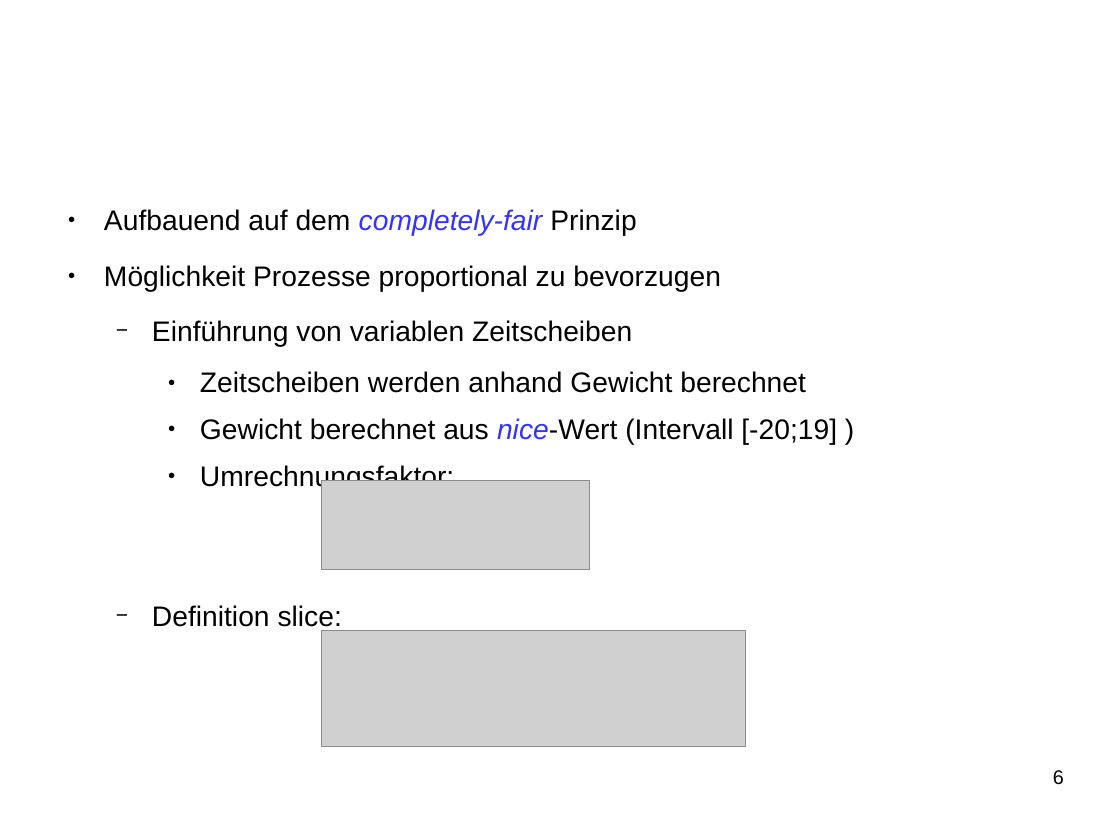
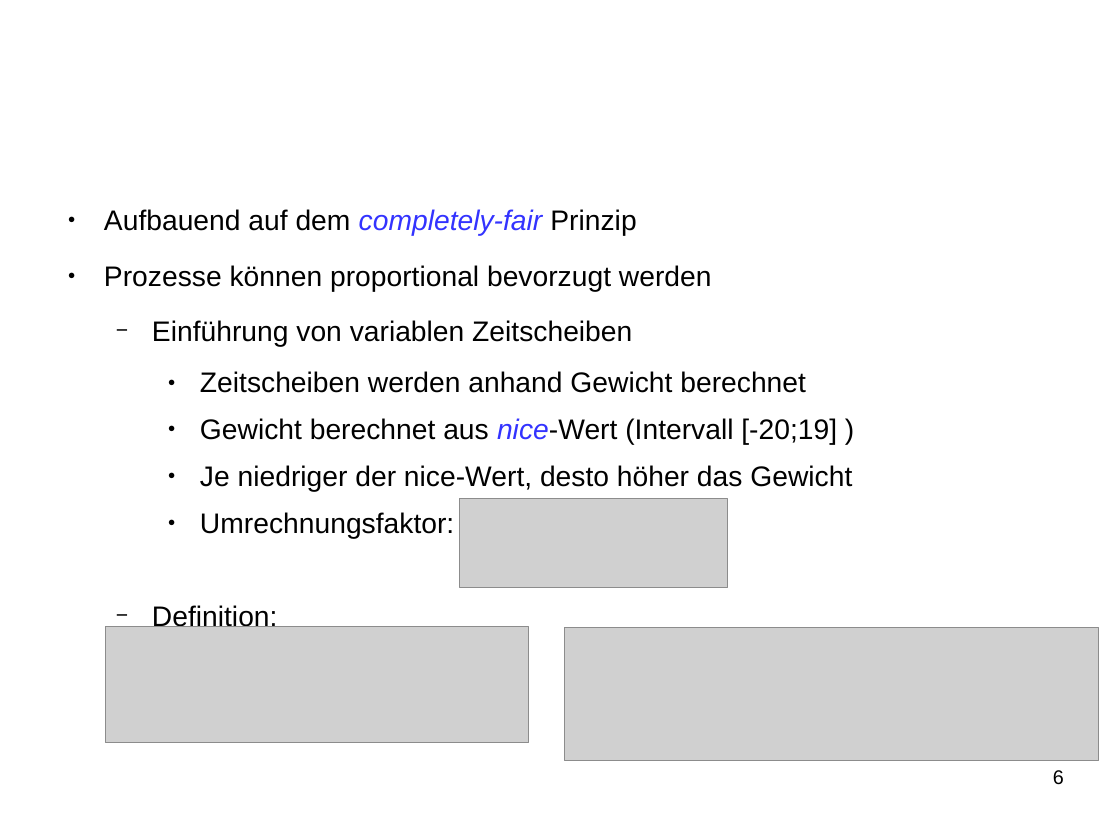
Before and after one commit to SeminararbeitCFS/main, a slide deck: slide 6 of vortrag/vortrag_CFS.odp. Drawn at 1120x840 pixels with LibreOffice and Linux fonts; fonts in the diff are those of the drawing; grey boxes stand for pictures; background and template pictures are left out. Boxes give left, top, right and bottom in pixels: in the first picture for what was removed or moved away, otherwise in the second. Text is boxed around its words. In the diff, an @@ line names an element or a change of style, - is before the commit and + after.

```diff
--- a/vortrag/vortrag_CFS.odp
+++ b/vortrag/vortrag_CFS.odp
@@ text at (104, 265, 712, 292): text changed @@
-● Möglichkeit Prozesse proportional zu bevorzugen
+● Prozesse können proportional bevorzugt werden
@@ text at (200, 465, 852, 492): paragraph added @@
+    ● Je niedriger der nice-Wert, desto höher das Gewicht
@@ picture: place and size @@
-picture at (321, 481, 589, 569)
+picture at (460, 499, 729, 587)
@@ picture: place and size @@
-picture at (321, 631, 745, 747)
+picture at (105, 627, 528, 743)
@@ text at (152, 605, 278, 627): text changed @@
-  − Definition slice:
+  − Definition:
@@ picture added at (564, 628, 1099, 761) @@
```
Also in this commit, not shown: 5 other slides changed, 1 slide added, 1 slide removed.
